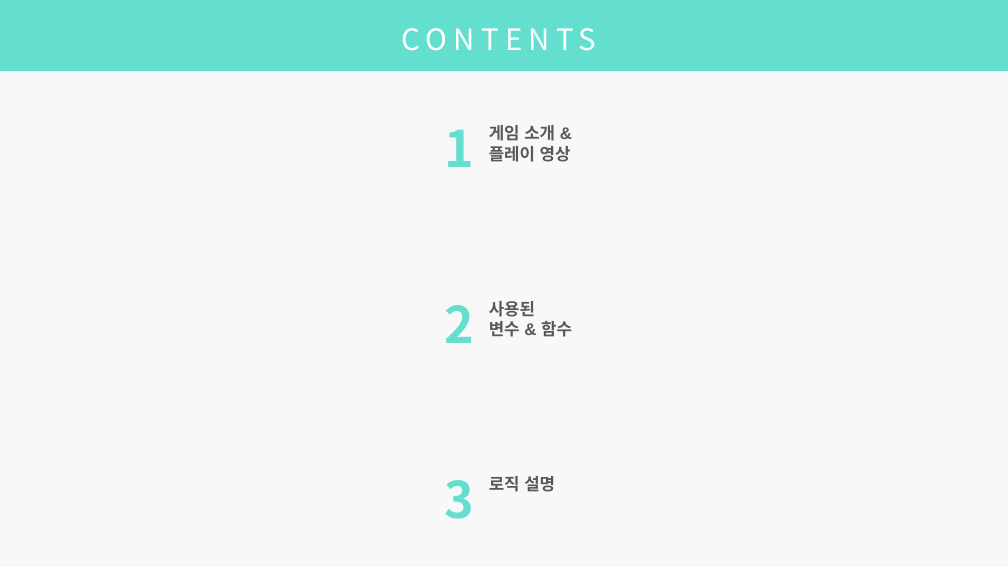
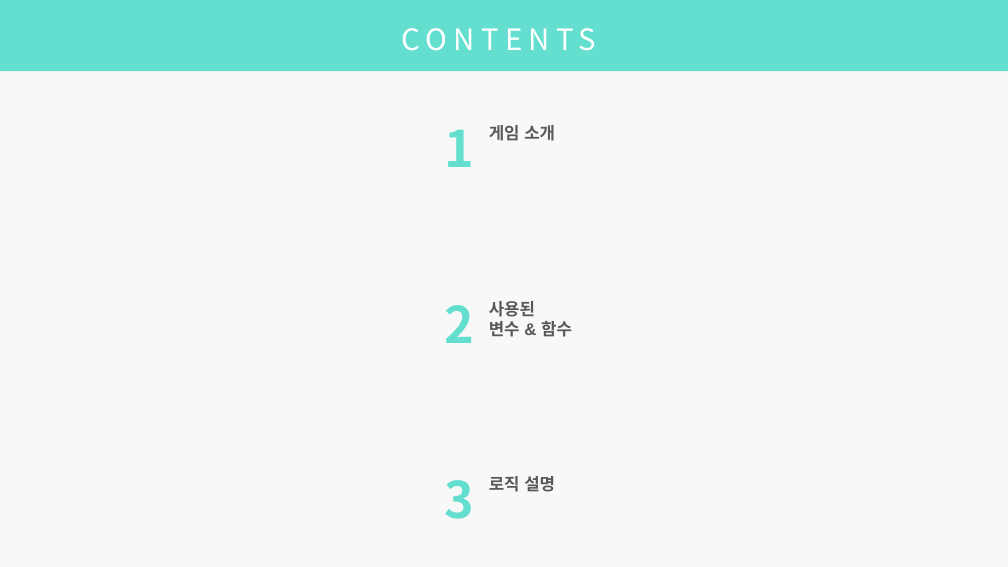
Before and after one commit to lim7635/MatchCard, a slide deck: slide 2 of MatchCard.pptx. Drawn at 1008x567 pixels with LibreOffice and Linux fonts; fonts in the diff are those of the drawing. Boxes give left, top, right and bottom in pixels: in the first picture for what was removed or moved away, otherwise in the second. Text is boxed around its words. In the diff, an @@ line names an element or a change of style, - is before the commit and + after.

```diff
--- a/MatchCard.pptx
+++ b/MatchCard.pptx
@@ text at box(489, 125, 555, 141): text changed @@
-게임 소개 &
-플레이 영상
+게임 소개
```
Also in this commit, not shown: 9 other slides changed, 8 other files.
